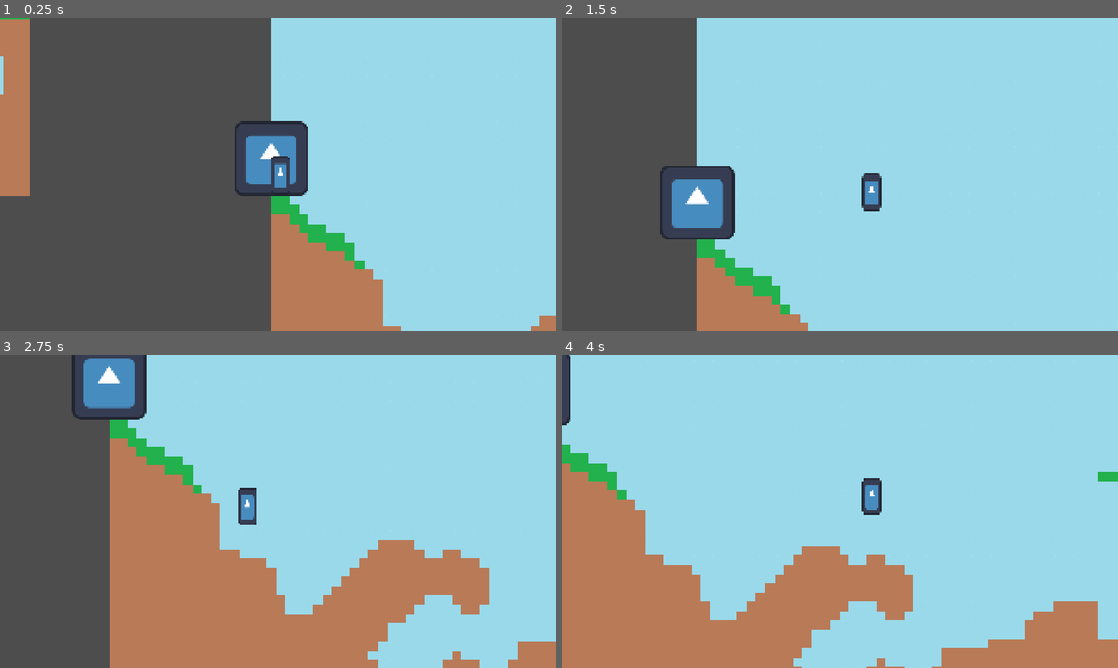
Above: before the commit, frames 1-4 (two rows, left to right).
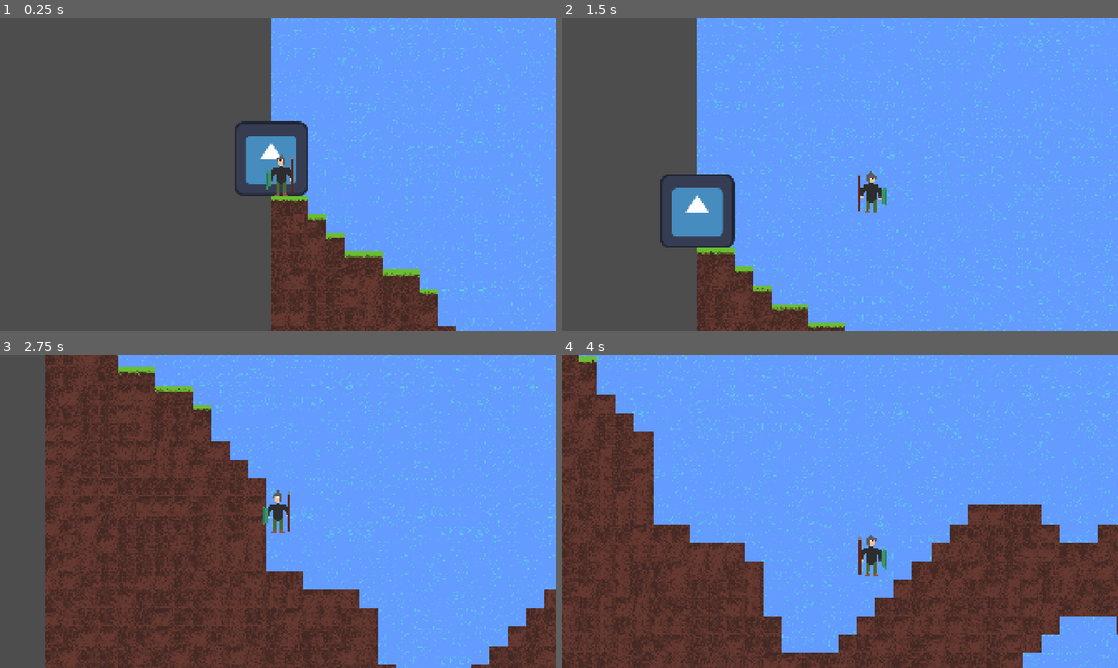
Above: after the commit, the same moments.

Repository: Spino77/godot-DAM
Game: Godot game, scene res://escenas/main.tscn
Two runs of this game, one before a commit and one after it. Both use one fixed random seed, a clock stepped at 60 frames per second and the inputs below. The engine's default icon, where the game draws it, is replaced by a stand-in: a white triangle on a blue panel in a dark square.
Inputs (mouse positions are in pixels of both pictures, inside the frame that each line leads up to):
- Up to frame 1 (0.25 s): no input
- Up to frame 2 (1.5 s): move the mouse to (962, 158) at 0.52 s; hold D (mov_derecha) from 0.53 s (still down); tap Space (saltar) at 0.6, 0.77, 1.07 s; click (962, 158) at 0.67 s; move the mouse to (728, 190) at 1.27 s; tap Mouse wheel down (scroll_abajo) at 1.35 s
- Up to frame 3 (2.75 s): tap Space (saltar) at 1.52, 1.55, 1.82, 2.3 s; move the mouse to (333, 442) at 2.02 s; release D (mov_derecha) at 2.03 s; hold A (mov_izquierda) from 2.03 s (still down); tap Mouse wheel up (scroll_arriba) at 2.1 s
- Up to frame 4 (4 s): move the mouse to (812, 574) at 2.77 s; release A (mov_izquierda) at 2.78 s; hold D (mov_derecha) from 2.78 s (still down); tap E (select) at 2.85 s; click (812, 574) at 2.92 s; tap Space (saltar) at 3.02, 3.05, 3.32, 3.6, 3.77 s; move the mouse to (1006, 558) at 3.52 s

The runs differ from the first frame. In frame 1, 53% of the frame differs, in the area x 0-100%, y 0-100%; in frame 2, 75%; in frame 3, 92%; in frame 4, 100%.

Commit message:
sprites nuevos y algun cambio pequeño

Diff:
--- a/escenas/jugador.tscn
+++ b/escenas/jugador.tscn
@@ -1,23 +1,28 @@
 [gd_scene format=3 uid="uid://dixmir83thhju"]
 
 [ext_resource type="Script" uid="uid://bjcoffuf0ckix" path="res://scripts/personaje.gd" id="1_jpodt"]
-[ext_resource type="Texture2D" uid="uid://dh0mjv14lg7dk" path="res://sprites/icon.svg" id="2_njcx7"]
+[ext_resource type="Texture2D" uid="uid://cj2ff1bmmy4t" path="res://sprites/Militia.png" id="2_jpodt"]
 
 [sub_resource type="RectangleShape2D" id="RectangleShape2D_g4v7s"]
-size = Vector2(30, 62)
+size = Vector2(29.600004, 58.199997)
 
 [node name="Personaje" type="Node2D" unique_id=1783876786]
+scale = Vector2(1.25, 1.25)
 
 [node name="Personaje" type="CharacterBody2D" parent="." unique_id=1594212248]
 script = ExtResource("1_jpodt")
 
 [node name="SpritePersonaje" type="Sprite2D" parent="Personaje" unique_id=35787280]
-scale = Vector2(0.25, 0.5)
-texture = ExtResource("2_njcx7")
+texture_filter = 1
+position = Vector2(-1.1920929e-07, 8.5999975)
+scale = Vector2(1.25, 1.18125)
+texture = ExtResource("2_jpodt")
 
 [node name="Camera2D" type="Camera2D" parent="Personaje" unique_id=1766882797]
 zoom = Vector2(2, 2)
 position_smoothing_enabled = true
 
 [node name="CollisionShape2D" type="CollisionShape2D" parent="Personaje" unique_id=1945555717]
+position = Vector2(0.40000004, 1.8999997)
+scale = Vector2(0.99999976, 0.99999976)
 shape = SubResource("RectangleShape2D_g4v7s")
--- a/escenas/main.tscn
+++ b/escenas/main.tscn
@@ -1,9 +1,12 @@
 [gd_scene format=4 uid="uid://bprp11e82vjyn"]
 
 [ext_resource type="Texture2D" uid="uid://c68le84kd4btn" path="res://sprites/mapa.png" id="1_26pgj"]
+[ext_resource type="Texture2D" uid="uid://bryadum3ucnwk" path="res://sprites/dirt.png" id="1_dkga6"]
 [ext_resource type="Script" uid="uid://djxvjltfij5p5" path="res://scripts/mapa.gd" id="2_0kxa1"]
 [ext_resource type="Texture2D" uid="uid://cson1524mrc0t" path="res://sprites/cielo.png" id="2_a8p2b"]
 [ext_resource type="Script" uid="uid://bwj6pv8enrppc" path="res://scripts/camera_2d.gd" id="3_jumxm"]
+[ext_resource type="Texture2D" uid="uid://cxnvk70gjm2o8" path="res://sprites/grass.png" id="4_o8odp"]
+[ext_resource type="Texture2D" uid="uid://b1ysf6dfhol0j" path="res://sprites/sky.png" id="5_68mvh"]
 
 [sub_resource type="OccluderPolygon2D" id="OccluderPolygon2D_a8p2b"]
 polygon = PackedVector2Array(-8, -8, 8, -8, 8, 8, -8, 8)
@@ -24,11 +27,43 @@
 texture = ExtResource("2_a8p2b")
 0:0/0 = 0
 
+[sub_resource type="TileSetAtlasSource" id="TileSetAtlasSource_a8p2b"]
+texture = ExtResource("1_dkga6")
+texture_region_size = Vector2i(32, 32)
+0:0/0 = 0
+0:0/0/physics_layer_0/polygon_0/points = PackedVector2Array(-16, -16, 16, -16, 16, 16, -16, 16)
+1:0/0 = 0
+1:0/0/physics_layer_0/polygon_0/points = PackedVector2Array(-16, -16, 16, -16, 16, 16, -16, 16)
+0:1/0 = 0
+0:1/0/physics_layer_0/polygon_0/points = PackedVector2Array(-16, -16, 16, -16, 16, 16, -16, 16)
+1:1/0 = 0
+1:1/0/physics_layer_0/polygon_0/points = PackedVector2Array(-16, -16, 16, -16, 16, 16, -16, 16)
+
+[sub_resource type="TileSetAtlasSource" id="TileSetAtlasSource_lyxkq"]
+texture = ExtResource("4_o8odp")
+texture_region_size = Vector2i(32, 32)
+0:0/0 = 0
+0:0/0/physics_layer_0/polygon_0/points = PackedVector2Array(-16, -16, 16, -16, 16, 16, -16, 16)
+1:0/0 = 0
+1:0/0/physics_layer_0/polygon_0/points = PackedVector2Array(-16, -16, 16, -16, 16, 16, -16, 16)
+
+[sub_resource type="TileSetAtlasSource" id="TileSetAtlasSource_dg7ii"]
+texture = ExtResource("5_68mvh")
+texture_region_size = Vector2i(32, 32)
+0:0/0 = 0
+1:0/0 = 0
+0:1/0 = 0
+1:1/0 = 0
+
 [sub_resource type="TileSet" id="TileSet_57qmd"]
+tile_size = Vector2i(32, 32)
 occlusion_layer_0/light_mask = 1
 physics_layer_0/collision_layer = 1
 sources/1 = SubResource("TileSetAtlasSource_dkga6")
 sources/2 = SubResource("TileSetAtlasSource_o8odp")
+sources/3 = SubResource("TileSetAtlasSource_a8p2b")
+sources/4 = SubResource("TileSetAtlasSource_lyxkq")
+sources/5 = SubResource("TileSetAtlasSource_dg7ii")
 
 [node name="Node2D" type="Node2D" unique_id=568024470]
 
--- a/scripts/mapa.gd
+++ b/scripts/mapa.gd
@@ -30,13 +30,13 @@
 		#height of the map
 		for y in range(-200,200):
 			#fills the map area with "sky" blocks, which will then be replaced by dirt or grass
-			set_cell(Vector2i(x,y),2,Vector2i(0,0))
+			set_cell(Vector2i(x,y),5,Vector2i(randi_range(0,1),randi_range(0,1)))
 		for y in range(floor, 160):
 			var noiseVal :float= abs(noise.get_noise_2d(x,y))
 			if noiseVal < 0.4:
 				#places grass
-				if y in range(floor, floor + 2):
-					set_cell(Vector2i(x,y),1,Vector2i(0,0))
+				if y in range(floor, floor + 1):
+					set_cell(Vector2i(x,y),4,Vector2i(randi_range(0,1),0))
 					#spawns every few blocks a dungeon entrance
 					if (dungeon_distance > 80 || dungeon_distance < 30):
 							dungeon_distance = 50
@@ -45,10 +45,10 @@
 						dungeon_distance -= randi_range(0, 15)
 						var entrance = dun_entr.instantiate()
 						add_child(entrance)
-						entrance.position = Vector2i(x * 16, (floor * 16) - 64)
+						entrance.position = Vector2i(x * 32, (floor * 32) - 64)
 				#places dirt
 				else:
-					set_cell(Vector2i(x,y),1,Vector2i(1,0))
+					set_cell(Vector2i(x,y),3,Vector2i(randi_range(0,1),randi_range(0,1)))
 
 #code for breaking and placing blocks
 #func _physics_process(delta: float) -> void:
--- a/scripts/personaje.gd
+++ b/scripts/personaje.gd
@@ -1,7 +1,7 @@
 extends CharacterBody2D
 
 var velocidad = 300.0
-var velocidad_salto = -350.0
+var velocidad_salto = -360.0
 var max_saltos = 2
 var saltos = 0
 
@@ -12,14 +12,18 @@
 		saltos = max_saltos
 
 	if Input.is_action_just_pressed("saltar"):
-		if is_on_floor():
+		if is_on_floor() or is_on_wall():
 			velocity.y = velocidad_salto
 			saltos -= 1
 		elif saltos > 0:
 			velocity.y = velocidad_salto
 			saltos -= 1
-
-
+	#Changes character direction depending on movement
+	if Input.is_action_just_pressed("mov_derecha"):
+		$SpritePersonaje.flip_h = 1
+	if Input.is_action_just_pressed("mov_izquierda"):
+		$SpritePersonaje.flip_h = 0
+	#Movement
 	var direction := Input.get_axis("mov_izquierda", "mov_derecha")
 	if direction:
 		velocity.x = direction * velocidad
Binary file added: sprites/Militia.png
Not shown, added: sprites/Militia.png.import
Binary file added: sprites/dirt.ase
Binary file added: sprites/dirt.png
Not shown, added: sprites/dirt.png.import
Binary file added: sprites/grass.png
Not shown, added: sprites/grass.png.import
Binary file added: sprites/sky.png
Not shown, added: sprites/sky.png.import
